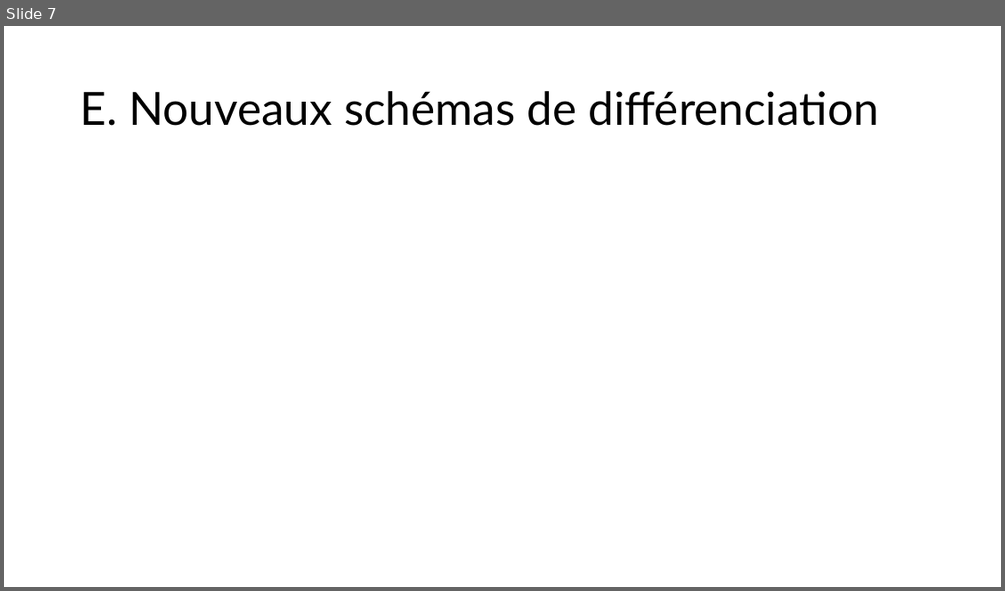
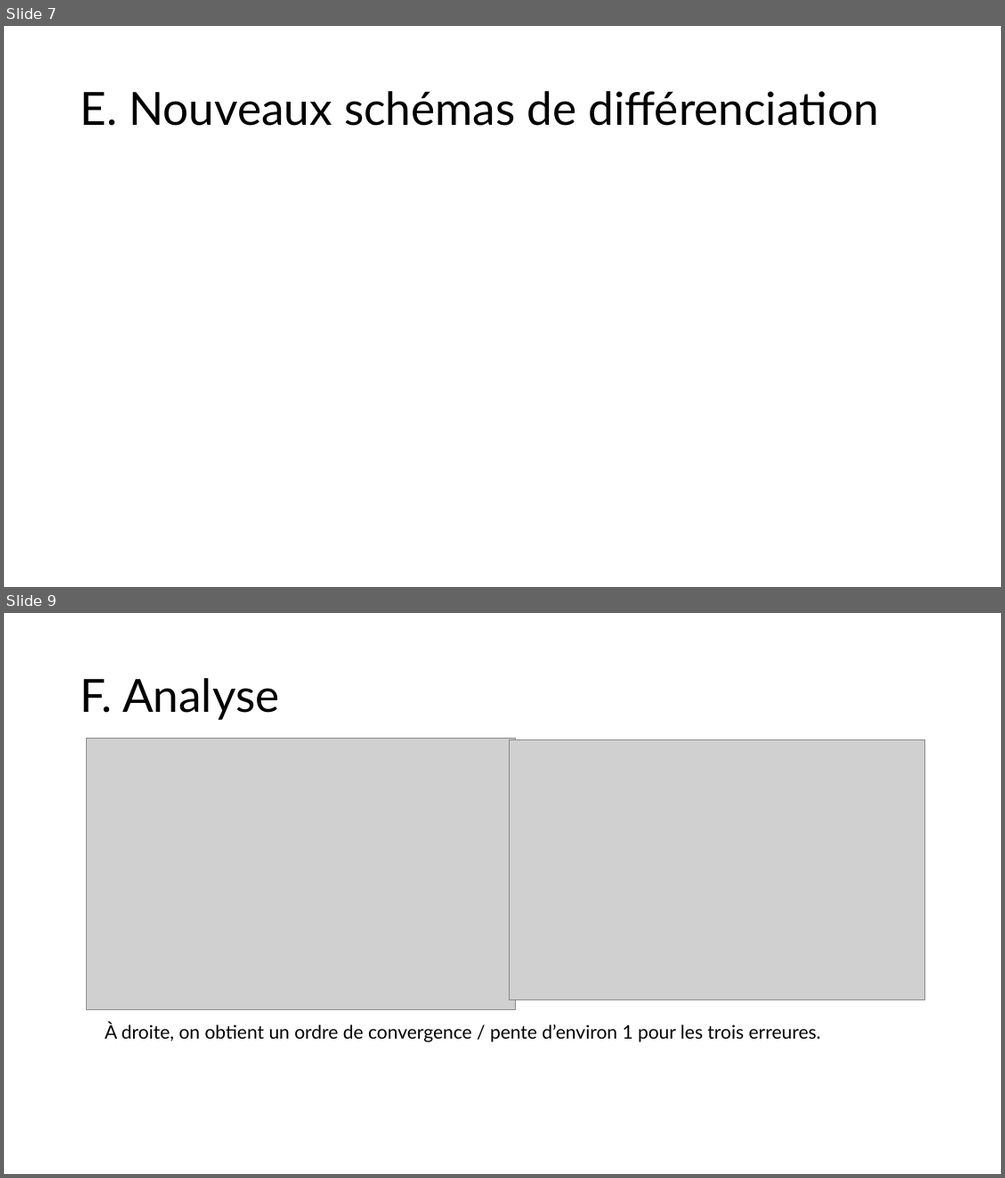
Before and after one commit to antoine-pt/MEC8211, a slide deck: MEC8211-Devoir1.pptx. Shown one above the other, each under a label of ours: slide 7 before the commit, slides 7 and 9 after it; the slides between them are not shown. The pictures are 1005x591 and 1005x1178 pixels, drawn with LibreOffice and Linux fonts; fonts in the diff are those of the drawing; grey boxes stand for pictures. Boxes give left, top, right and bottom in pixels: in the first picture for what was removed or moved away, otherwise in the second. Text is boxed around its words. In the diff, an @@ line names an element or a change of style, - is before the commit and + after.

Commit message:
Corrections et précisions sur le pwp
Constante C -> Cst pour éviter confusion de nom.
Ajout de développements pour la slide sur l'erreur de troncature

```diff
--- a/MEC8211-Devoir1.pptx
+++ b/MEC8211-Devoir1.pptx
@@ slide 9 added at (x1=4, y1=613, x2=1001, y2=1174), background #FFFFFF @@
@@ title added at (x1=80, y1=678, x2=279, y2=720), 44 pt, text #000000 @@
+F. Analyse
@@ picture added at (x1=86, y1=738, x2=516, y2=1010) @@
@@ picture added at (x1=510, y1=740, x2=924, y2=999) @@
@@ text added at (x1=105, y1=1022, x2=821, y2=1042), 18 pt, text #000000 @@
+À droite, on obtient un ordre de convergence / pente d’environ 1 pour les trois erreures.
```
Also in this commit, not shown: 3 slides changed, 1 other slide added, 1 slide removed.
